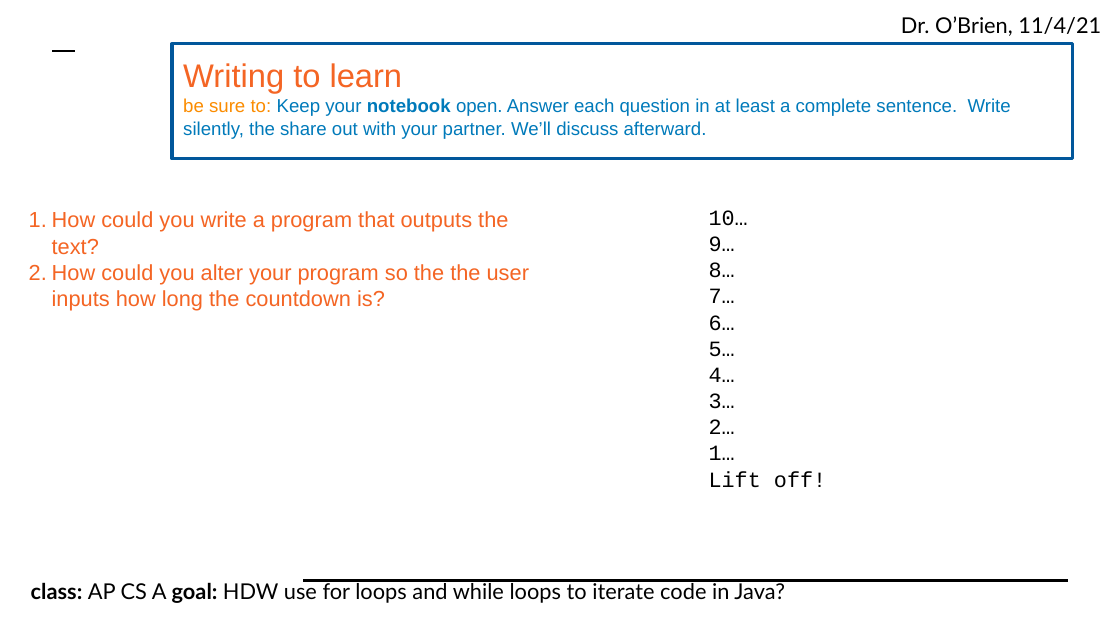
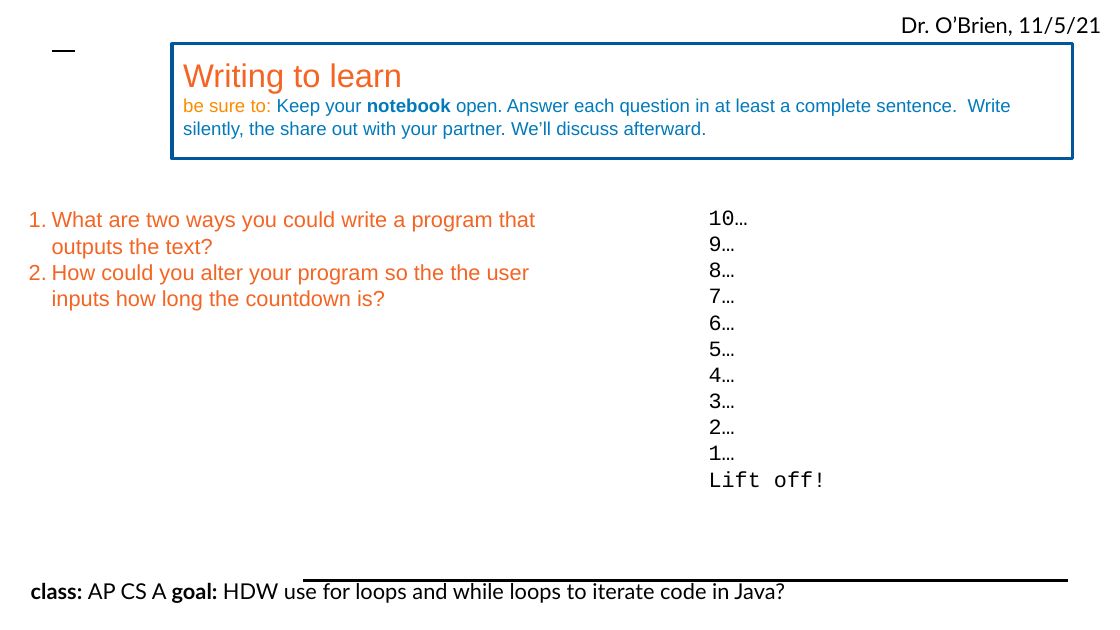
Before and after one commit to cobrien87/work, a slide deck: slide 4 of old/lesson_74_java.pptx. Drawn at 1120x630 pixels with LibreOffice and Linux fonts; fonts in the diff are those of the drawing; background and template pictures are left out. Boxes give left, top, right and bottom in pixels: in the first picture for what was removed or moved away, otherwise in the second. Text is boxed around its words. In the diff, an @@ line names an element or a change of style, - is before the commit and + after.

```diff
--- a/old/lesson_74_java.pptx
+++ b/old/lesson_74_java.pptx
@@ text at (901,16,1101,36): text changed @@
-Dr. O’Brien, 11/4/21
+Dr. O’Brien, 11/5/21
@@ text at (52,211,535,258): text changed @@
-1. How could you write a program that outputs the text?
+1. What are two ways you could write a program that outputs the text?
```
Also in this commit, not shown: 5 other slides changed, 2 slides added, 1 slide removed, 10 other files.
